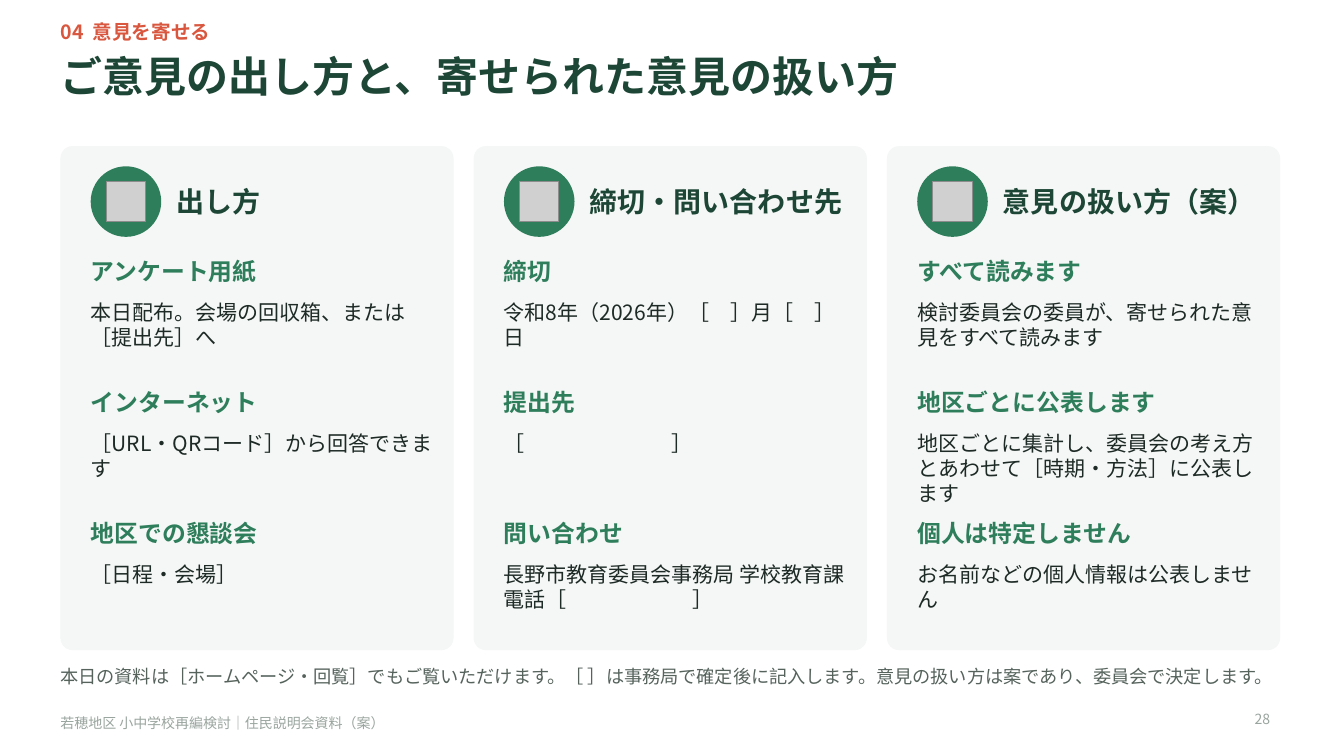
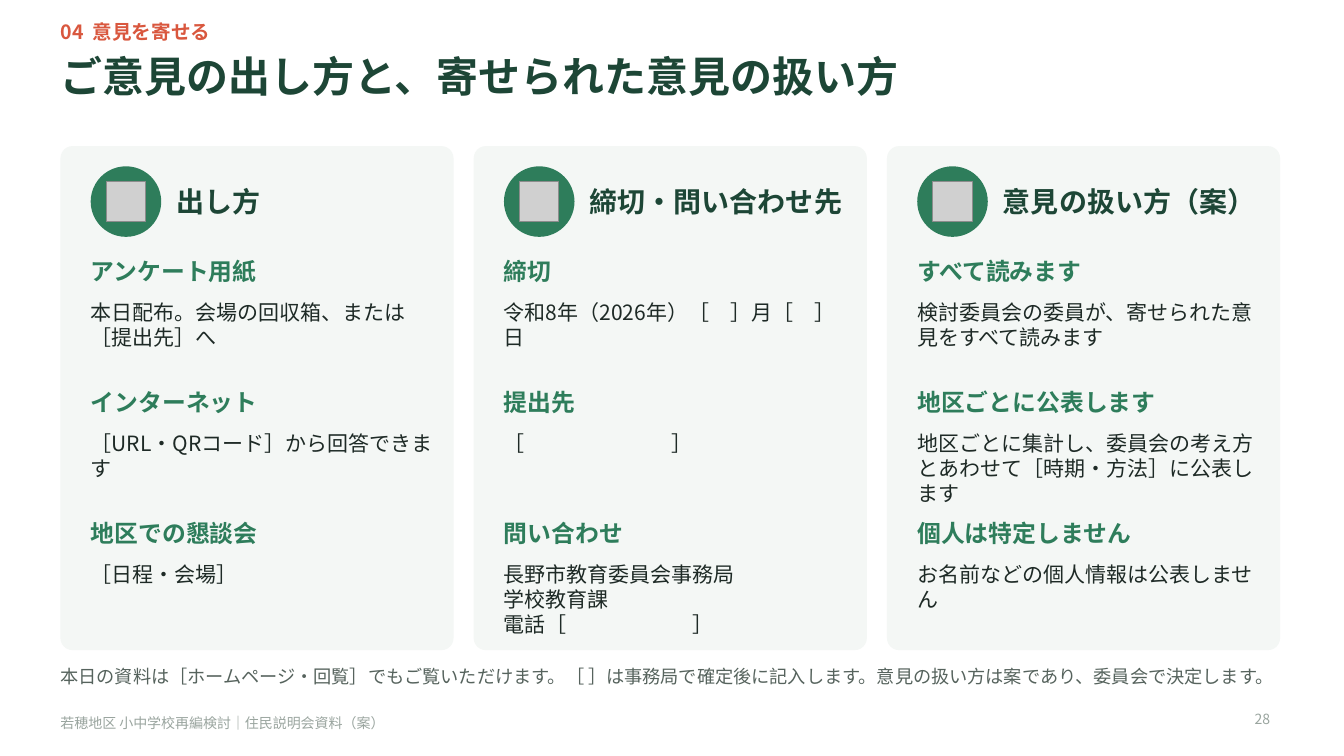
Before and after one commit to Masaki12008/GS, a slide deck: slide 28 of output/若穂地区_住民説明会資料.pptx. Drawn at 1344x756 pixels with LibreOffice and Linux fonts; fonts in the diff are those of the drawing; grey boxes stand for pictures. Boxes give left, top, right and bottom in pixels: in the first picture for what was removed or moved away, otherwise in the second. Text is boxed around its words. In the diff, an @@ line names an element or a change of style, - is before the commit and + after.

```diff
--- a/output/若穂地区_住民説明会資料.pptx
+++ b/output/若穂地区_住民説明会資料.pptx
@@ text at (504,564,735,609): text changed @@
-長野市教育委員会事務局 学校教育課
+長野市教育委員会事務局
+学校教育課
```
Also in this commit, not shown: 12 other files.
